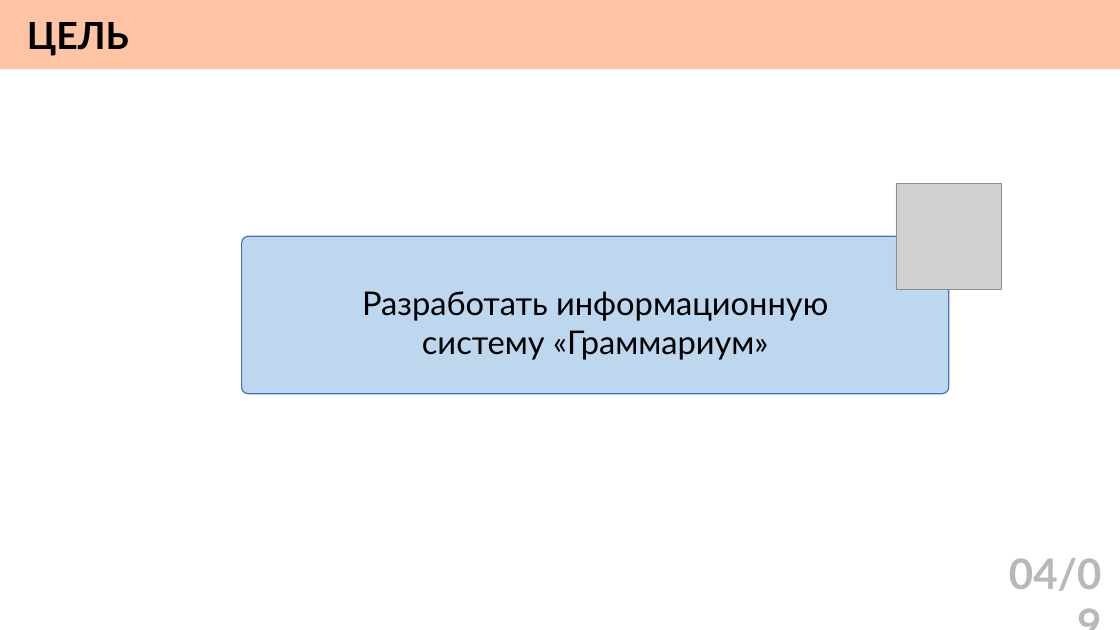
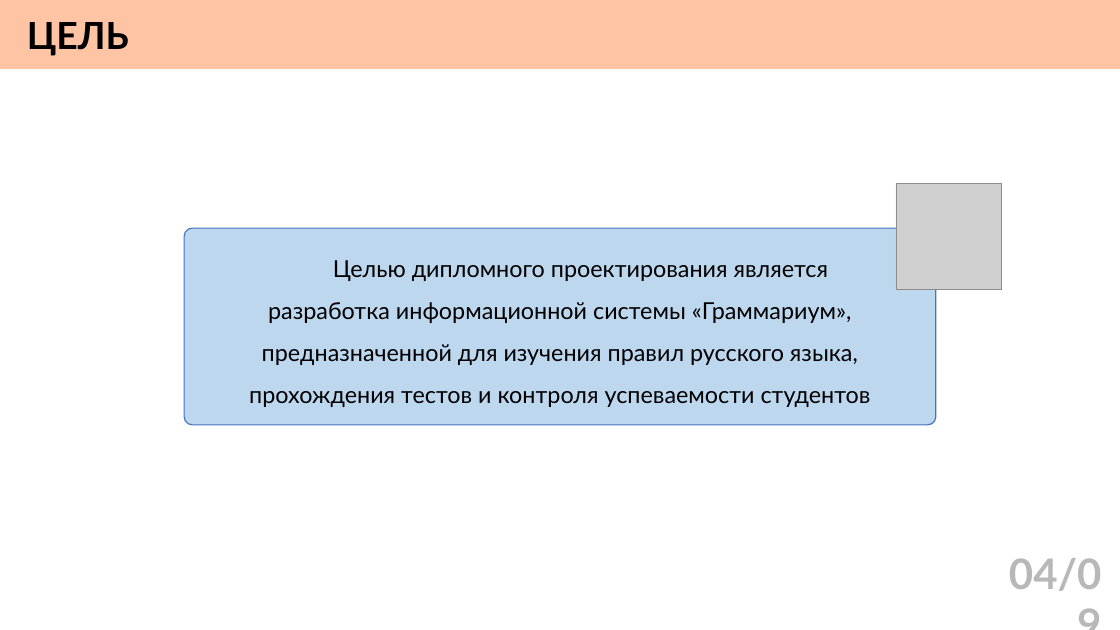
Before and after one commit to AngelGrinota/presentation, a slide deck: slide 4 of презентация.pptx. Drawn at 1120x630 pixels with LibreOffice and Linux fonts; fonts in the diff are those of the drawing; grey boxes stand for pictures. Boxes give left, top, right and bottom in pixels: in the first picture for what was removed or moved away, otherwise in the second. Text is boxed around its words. In the diff, an @@ line names an element or a change of style, - is before the commit and + after.

```diff
--- a/презентация.pptx
+++ b/презентация.pptx
@@ rounded rectangle: place and size @@
-rounded rectangle at bbox=[242, 236, 949, 393]
+rounded rectangle at bbox=[184, 229, 936, 425]
@@ text at bbox=[249, 260, 871, 407]: text changed; size 28 to 20 pt @@
-Разработать информационную систему «Граммариум»
+Целью дипломного проектирования является разработка информационной системы «Граммариум», предназначенной для изучения правил русского языка, прохождения тестов и контроля успеваемости студентов
```
Also in this commit, not shown: 2 other slides changed, 1 slide removed, 1 other file.
